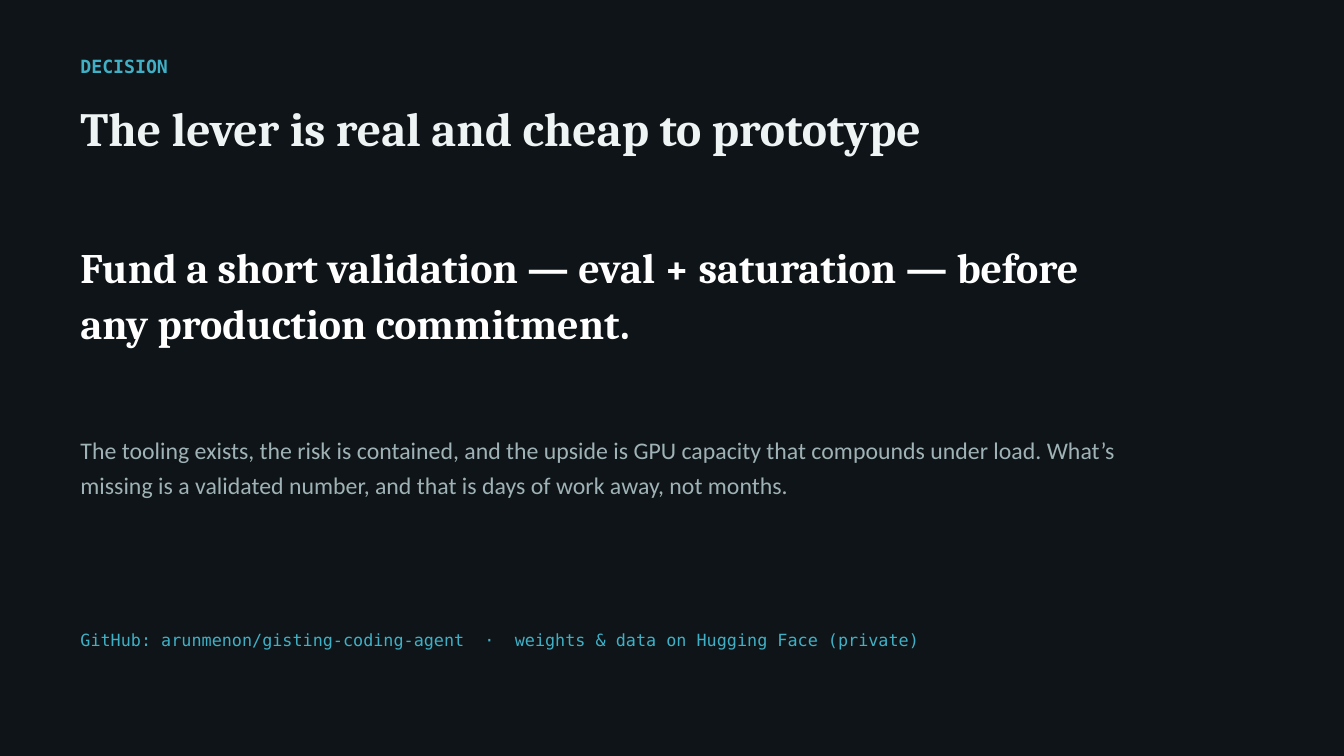
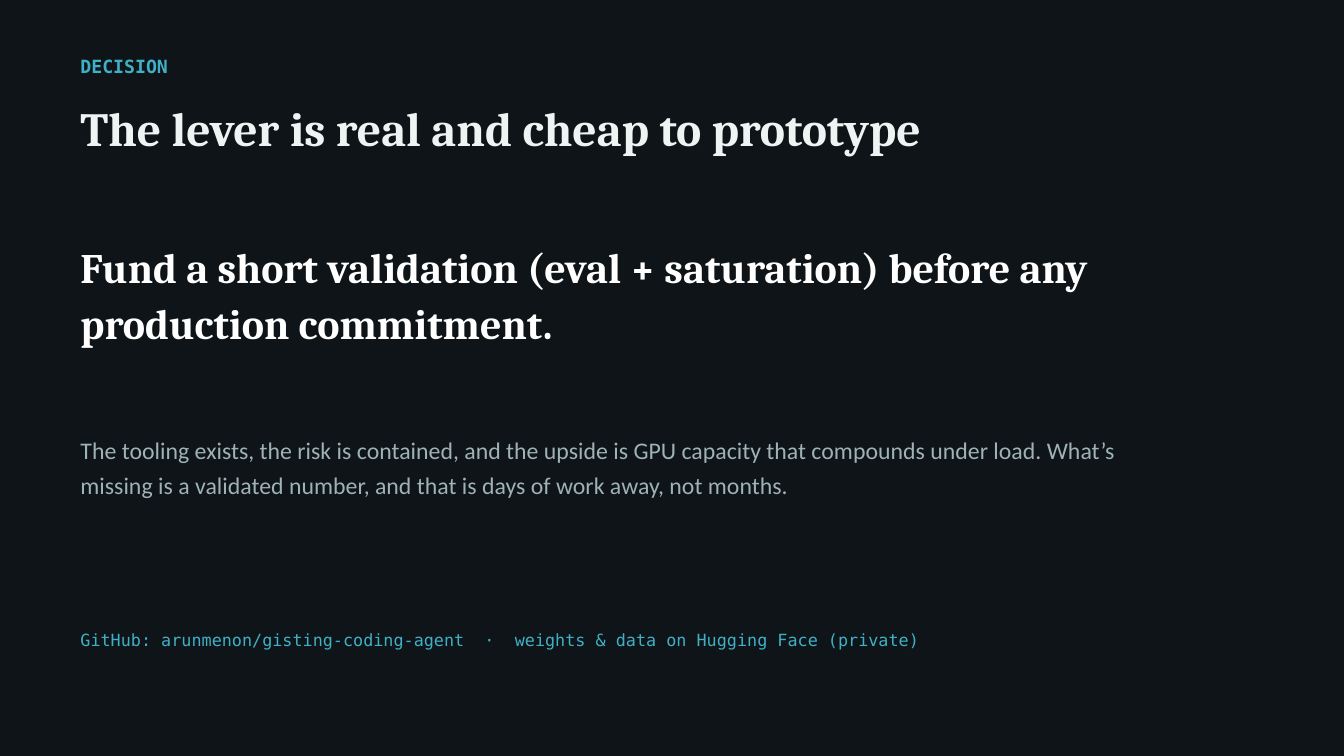
Before and after one commit to arunmenon/gisting-coding-agent, a slide deck: slide 12 of Gisting-CTO-deck.pptx. Drawn at 1344x756 pixels with LibreOffice and Linux fonts; fonts in the diff are those of the drawing. Boxes give left, top, right and bottom in pixels: in the first picture for what was removed or moved away, otherwise in the second. Text is boxed around its words. In the diff, an @@ line names an element or a change of style, - is before the commit and + after.

```diff
--- a/Gisting-CTO-deck.pptx
+++ b/Gisting-CTO-deck.pptx
@@ text at (80, 252, 1088, 348): text changed @@
-Fund a short validation — eval + saturation — before any production commitment.
+Fund a short validation (eval + saturation) before any production commitment.
```
Also in this commit, not shown: 9 other slides changed, 4 other files.
